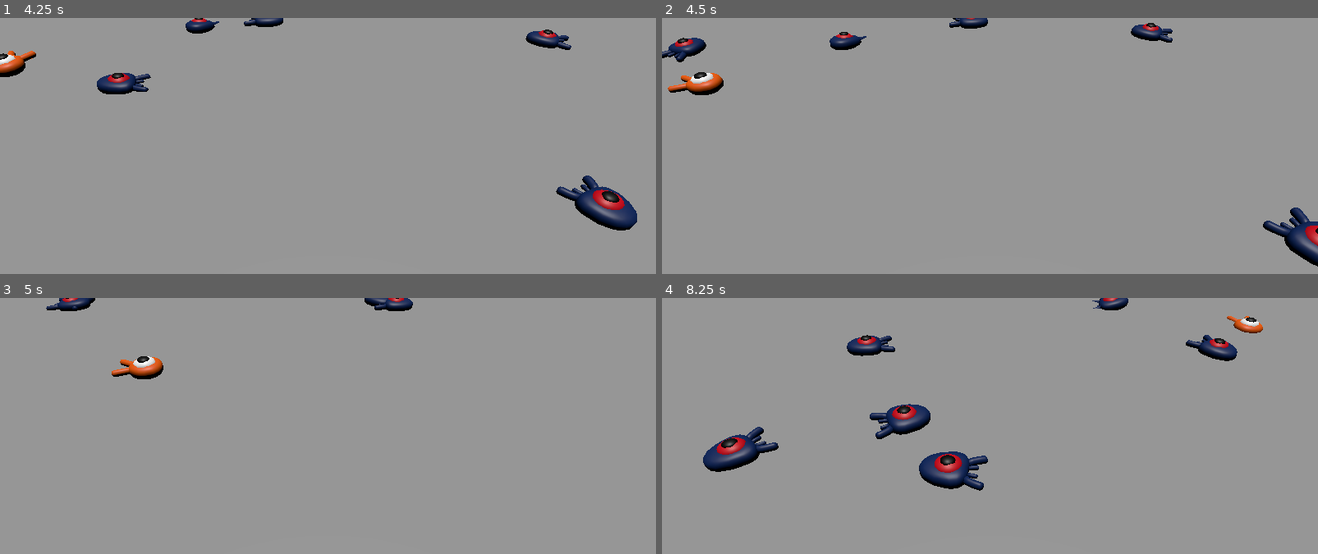
Above: before the commit, frames 1-4 (two rows, left to right).
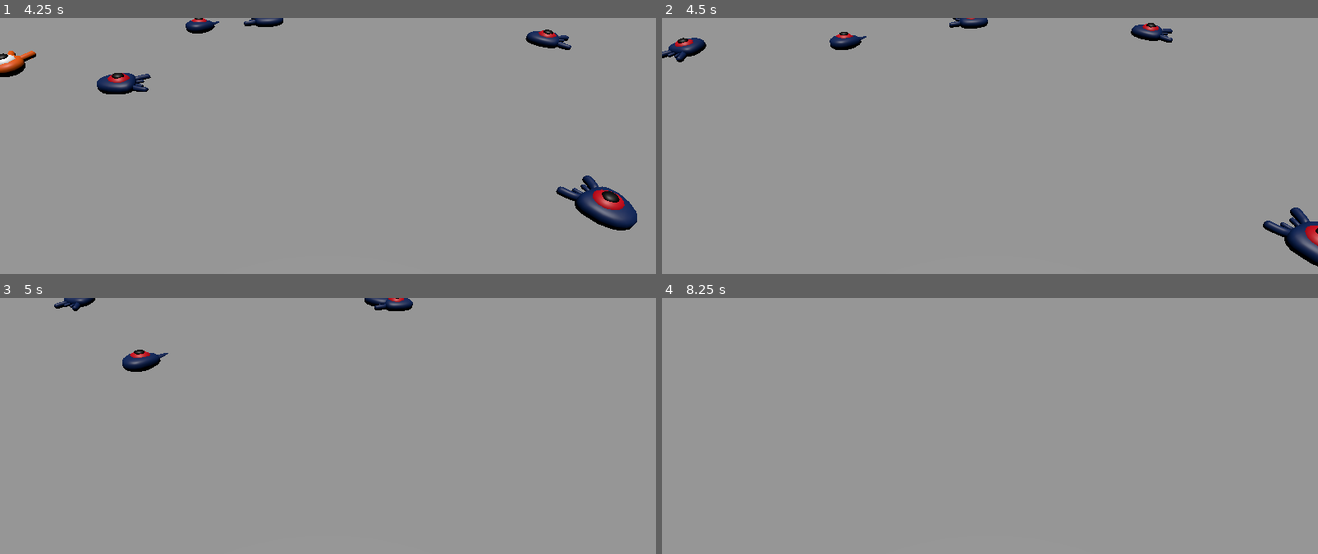
Above: after the commit, the same moments.

Repository: shoul/sqash_the_creeps
Game: Godot game, scene res://main.tscn
Two runs of this game, one before a commit and one after it. Both use one fixed random seed, a clock stepped at 60 frames per second and the inputs below.
Inputs:
- Up to frame 1 (4.25 s): tap Enter at 0.5 s; hold Up (move_forward) 0.53-2.03 s; tap Space (jump) at 0.77, 1.52, 3.02, 3.77 s; hold Left (move_left) 2.03-3.53 s; hold Down (move_back) from 3.53 s (still down)
- Up to frame 2 (4.5 s): release Down (move_back) at 4.28 s; hold Right (move_right) from 4.28 s (still down)
- Up to frame 3 (5 s): keep holding Right (move_right); tap Space (jump) at 4.52 s
- Up to frame 4 (8.25 s): release Right (move_right) at 5.03 s; hold Up (move_forward) 5.03-5.78 s; hold Right (move_right) 5.78-8.03 s; tap Space (jump) at 6.02, 6.77, 7.52 s; hold Down (move_back) from 8.03 s (still down)

Frame 1 is identical in both runs. In frame 2, 0.5% of the frame differs, in the area x 0-10%, y 21-31%; in frame 3, 0.8%; in frame 4, 4.4%, in the area x 6-92%, y 0-76%.

Commit message:
Adding player killing functionality.

Diff:
--- a/main.gd
+++ b/main.gd
@@ -32,3 +32,7 @@
 
 	# Spawn the mob by adding it to the Main scene.
 	add_child(mob)
+
+
+func _on_player_hit() -> void:
+	$MobTimer.stop()
--- a/main.tscn
+++ b/main.tscn
@@ -81,4 +81,5 @@
 wait_time = 0.5
 autostart = true
 
+[connection signal="hit" from="Player" to="." method="_on_player_hit"]
 [connection signal="timeout" from="MobTimer" to="." method="_on_mob_timer_timeout"]
--- a/player.gd
+++ b/player.gd
@@ -9,6 +9,9 @@
 # Vertical impulse applied to the caracter upon bouncing over a mob in
 # meters per second.
 @export var bounce_impulse = 16
+
+# Emitted when the player was hit by a mob.
+signal hit
 
 var target_velocity: Vector3 = Vector3.ZERO
 
@@ -67,3 +70,12 @@
 	# Moving the Character
 	velocity = target_velocity
 	move_and_slide()
+
+
+func die():
+	hit.emit()
+	queue_free()
+
+
+func _on_mob_detector_body_entered(body: Node3D) -> void:
+	die()
--- a/player.tscn
+++ b/player.tscn
@@ -1,10 +1,14 @@
-[gd_scene load_steps=4 format=3 uid="uid://dvidk1rjtnity"]
+[gd_scene load_steps=5 format=3 uid="uid://dvidk1rjtnity"]
 
 [ext_resource type="PackedScene" uid="uid://cby7uh8bk5hto" path="res://art/player.glb" id="1_0rqiy"]
 [ext_resource type="Script" path="res://player.gd" id="1_kyfyl"]
 
 [sub_resource type="SphereShape3D" id="SphereShape3D_l8m4u"]
 radius = 1.0
+
+[sub_resource type="CylinderShape3D" id="CylinderShape3D_w7koc"]
+height = 0.260133
+radius = 1.09909
 
 [node name="Player" type="CharacterBody3D"]
 collision_mask = 6
@@ -17,3 +21,14 @@
 [node name="CollisionShape3D" type="CollisionShape3D" parent="."]
 transform = Transform3D(1, 0, 0, 0, 1, 0, 0, 0, 1, 0, 1, 0)
 shape = SubResource("SphereShape3D_l8m4u")
+
+[node name="MobDetector" type="Area3D" parent="."]
+collision_layer = 0
+collision_mask = 2
+monitorable = false
+
+[node name="CollisionShape3D" type="CollisionShape3D" parent="MobDetector"]
+transform = Transform3D(1, 0, 0, 0, 1, 0, 0, 0, 1, 0, 0.68285, 0)
+shape = SubResource("CylinderShape3D_w7koc")
+
+[connection signal="body_entered" from="MobDetector" to="." method="_on_mob_detector_body_entered"]
